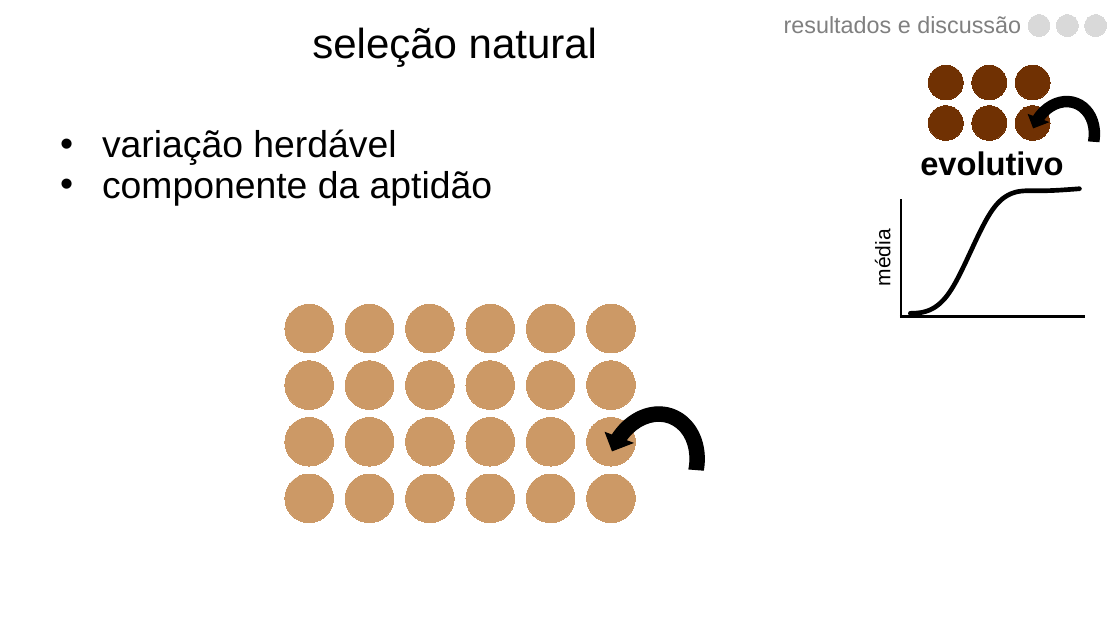
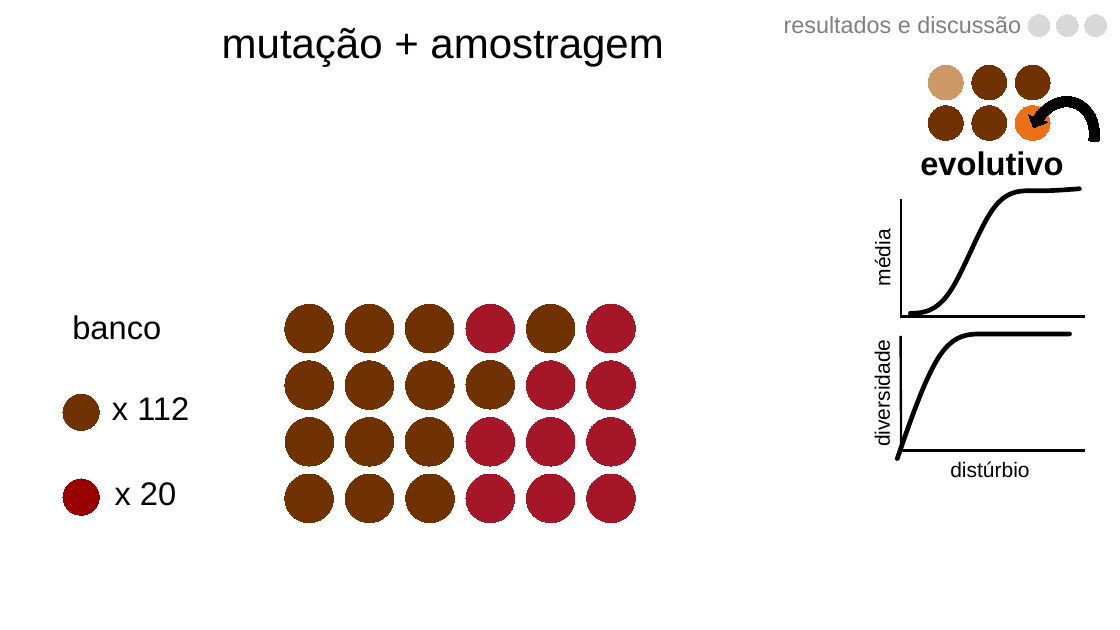
Before and after one commit to luisanovara/dissertacao, a slide deck: slide 185 of DEFESA.pptx (slide 175 before the commit). Drawn at 1120x630 pixels with LibreOffice and Linux fonts; fonts in the diff are those of the drawing. Boxes give left, top, right and bottom in pixels: in the first picture for what was removed or moved away, otherwise in the second. Text is boxed around its words. In the diff, an @@ line names an element or a change of style, - is before the commit and + after.

```diff
--- a/DEFESA.pptx
+++ b/DEFESA.pptx
@@ text added at (x1=222, y1=28, x2=663, y2=66), 36 pt, text #000000 @@
+mutação + amostragem
@@ text removed at (x1=312, y1=27, x2=597, y2=66) @@
-seleção natural
@@ freeform shape at (x1=928, y1=66, x2=964, y2=100): fill #703103 to #CC9966; outline #703103 0 pt to #CC9966 0 pt @@
@@ circular arrow at (x1=1007, y1=79, x2=1119, y2=199): outline #000000 1 pt to #000000 0 pt @@
@@ freeform shape at (x1=1016, y1=106, x2=1051, y2=140): fill #703103 to #EC7016; outline #703103 0 pt to #EC7016 0 pt @@
@@ text removed at (x1=102, y1=129, x2=492, y2=205) @@
-• variação herdável
-• componente da aptidão
@@ text added at (x1=72, y1=315, x2=161, y2=340), 28 pt, text #000000 @@
+banco
@@ line chart added at (x1=871, y1=310, x2=1096, y2=461) @@
+categories: 1, 2, 3, 4, 5
+Series 1: 0, 83, 100, 100, 100
@@ text added at (x1=871, y1=349, x2=894, y2=443), 18 pt, text #000000 @@
+diversidade
@@ line added from (901, 336) to (902, 450), #000000 2 pt @@
@@ fill #CC9966 to #703103; outline #CC9966 0 pt to #703103 0 pt; outline redrawn in 4 elements at (x1=405, y1=304, x2=454, y2=353), (x1=286, y1=418, x2=334, y2=466), (x1=405, y1=418, x2=454, y2=466), (x1=466, y1=360, x2=515, y2=409) @@
@@ circular arrow removed at (x1=575, y1=382, x2=731, y2=550) @@
@@ freeform shape added at (x1=63, y1=394, x2=99, y2=430), fill #703103, outline #703103 0 pt @@
@@ text added at (x1=112, y1=397, x2=189, y2=420), 28 pt, text #000000 @@
+x 112
@@ freeform shape added at (x1=63, y1=479, x2=99, y2=515), fill #990000, outline #990000 0 pt @@
@@ fill #CC9966 to #703103; outline #CC9966 0 pt to #703103 0 pt in 10 elements at (x1=285, y1=304, x2=334, y2=353), (x1=345, y1=304, x2=394, y2=353), (x1=285, y1=361, x2=334, y2=410), (x1=345, y1=361, x2=394, y2=410), (x1=406, y1=361, x2=455, y2=410), (x1=527, y1=304, x2=576, y2=353), (x1=345, y1=418, x2=394, y2=466), (x1=285, y1=474, x2=334, y2=523), (x1=345, y1=474, x2=394, y2=523), (x1=406, y1=474, x2=455, y2=523) @@
@@ fill #CC9966 to #A51628; outline #CC9966 0 pt to #A51628 0 pt in 10 elements at (x1=466, y1=304, x2=515, y2=353), (x1=586, y1=304, x2=635, y2=353), (x1=527, y1=361, x2=576, y2=410), (x1=586, y1=361, x2=635, y2=410), (x1=466, y1=418, x2=515, y2=466), (x1=527, y1=418, x2=576, y2=466), (x1=586, y1=418, x2=635, y2=466), (x1=466, y1=474, x2=515, y2=523), (x1=527, y1=474, x2=576, y2=523), (x1=586, y1=474, x2=635, y2=523) @@
@@ line added from (901, 450) to (1085, 450), #000000 2 pt @@
@@ text added at (x1=950, y1=461, x2=1029, y2=478), 18 pt, text #000000 @@
+distúrbio
@@ text added at (x1=115, y1=482, x2=176, y2=506), 28 pt, text #000000 @@
+x 20
```
Also in this commit, not shown: 2 other slides changed, 7 slides added.
